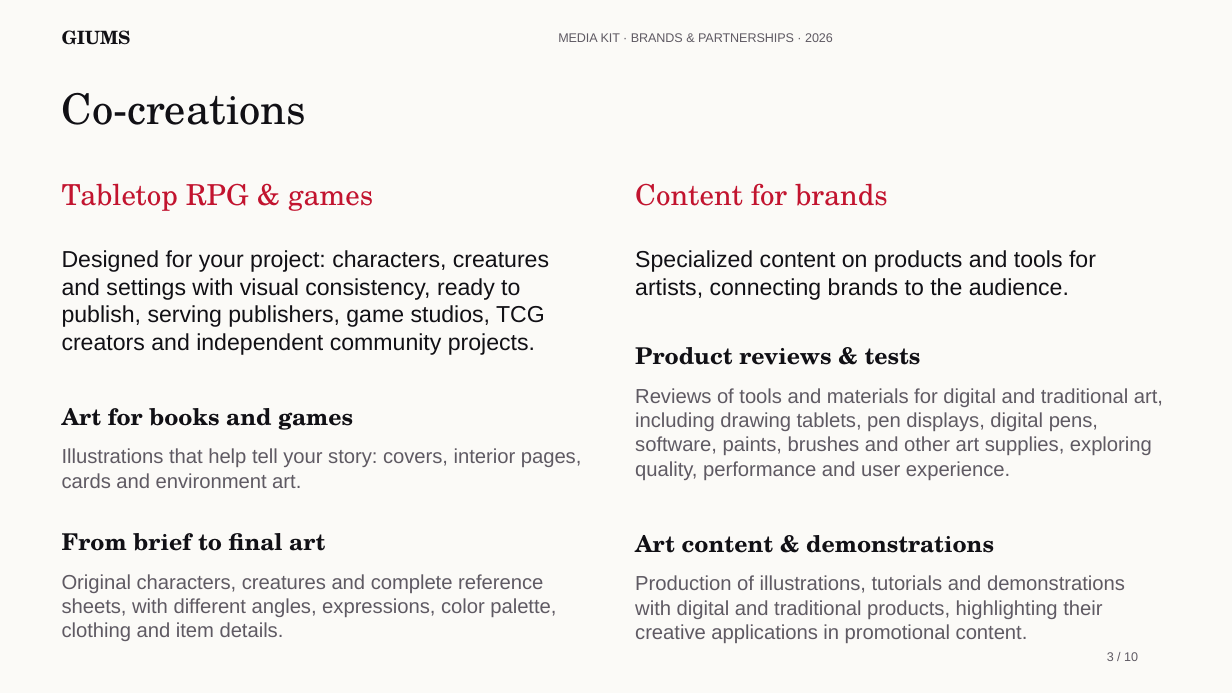
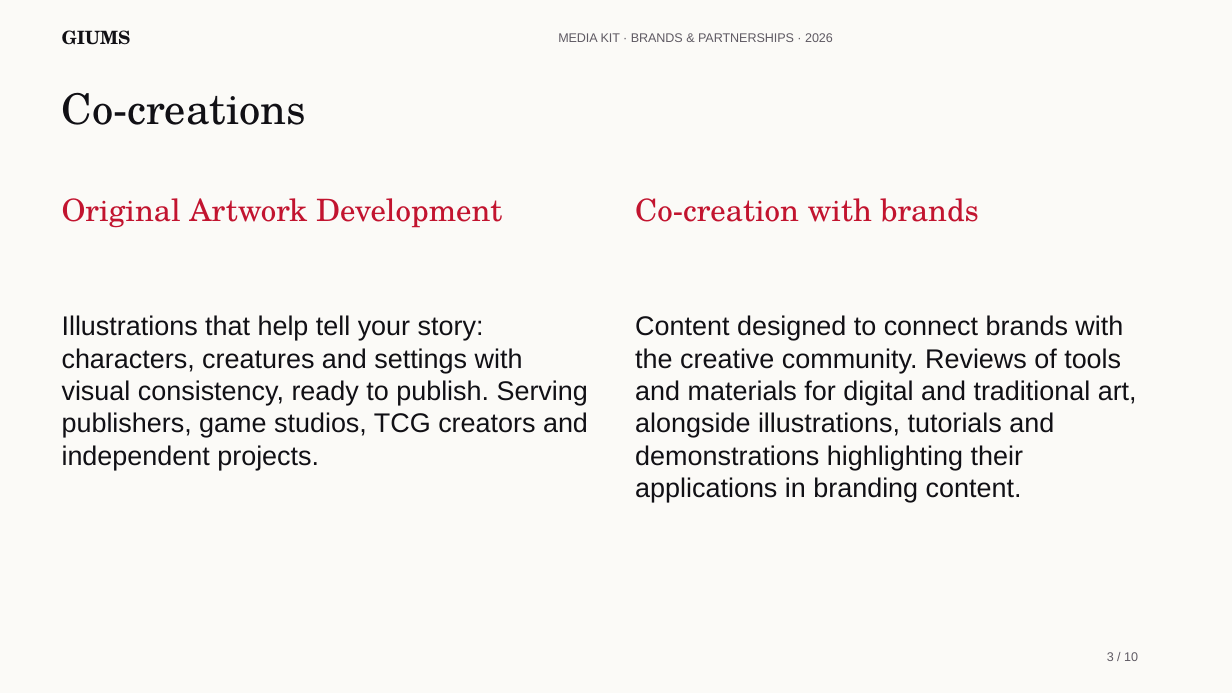
Before and after one commit to Biieru/GIUMS.Mediakit, a slide deck: slide 3 of GIUMS-MediaKit-EN.pptx. Drawn at 1232x693 pixels with LibreOffice and Linux fonts; fonts in the diff are those of the drawing. Boxes give left, top, right and bottom in pixels: in the first picture for what was removed or moved away, otherwise in the second. Text is boxed around its words. In the diff, an @@ line names an element or a change of style, - is before the commit and + after.

Commit message:
Simplify co-creations into original art and brand collaboration

```diff
--- a/GIUMS-MediaKit-EN.pptx
+++ b/GIUMS-MediaKit-EN.pptx
@@ text at (x1=62, y1=198, x2=502, y2=228): text changed; size 22.5 to 24 pt @@
-Tabletop RPG & games
+Original Artwork Development
@@ text at (x1=635, y1=198, x2=979, y2=222): text changed; size 22.5 to 24 pt @@
-Content for brands
+Co-creation with brands
@@ text at (x1=62, y1=315, x2=588, y2=470): text changed; size 18 to 21 pt @@
-Designed for your project: characters, creatures and settings with visual consistency, ready to publish, serving publishers, game studios, TCG creators and independent community projects.
+Illustrations that help tell your story: characters, creatures and settings with visual consistency, ready to publish. Serving publishers, game studios, TCG creators and independent projects.
@@ text at (x1=635, y1=315, x2=1137, y2=502): text changed; size 18 to 21 pt @@
-Specialized content on products and tools for artists, connecting brands to the audience.
+Content designed to connect brands with the creative community. Reviews of tools and materials for digital and traditional art, alongside illustrations, tutorials and demonstrations highlighting their applications in branding content.
@@ text removed at (x1=635, y1=347, x2=921, y2=365) @@
-Product reviews & tests
@@ text removed at (x1=635, y1=388, x2=1163, y2=480) @@
-Reviews of tools and materials for digital and traditional art, including drawing tablets, pen displays, digital pens, software, paints, brushes and other art supplies, exploring quality, performance and user experience.
@@ text removed at (x1=62, y1=408, x2=353, y2=430) @@
-Art for books and games
@@ text removed at (x1=62, y1=448, x2=582, y2=488) @@
-Illustrations that help tell your story: covers, interior pages, cards and environment art.
@@ text removed at (x1=62, y1=533, x2=325, y2=551) @@
-From brief to final art
@@ text removed at (x1=635, y1=535, x2=994, y2=553) @@
-Art content & demonstrations
@@ text removed at (x1=62, y1=574, x2=556, y2=641) @@
-Original characters, creatures and complete reference sheets, with different angles, expressions, color palette, clothing and item details.
@@ text removed at (x1=635, y1=575, x2=1125, y2=643) @@
-Production of illustrations, tutorials and demonstrations with digital and traditional products, highlighting their creative applications in promotional content.
```
Also in this commit, not shown: 3 other files.
